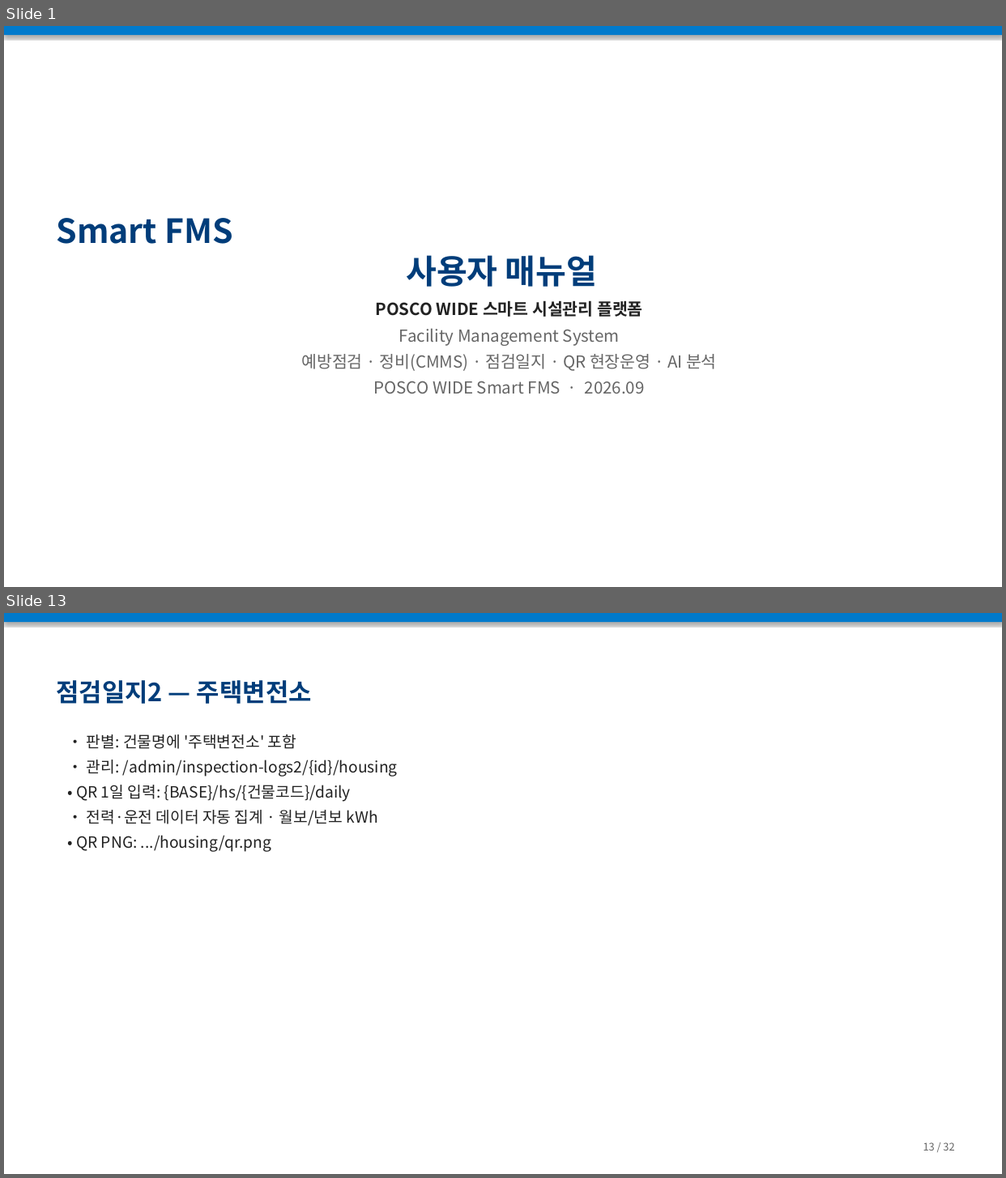
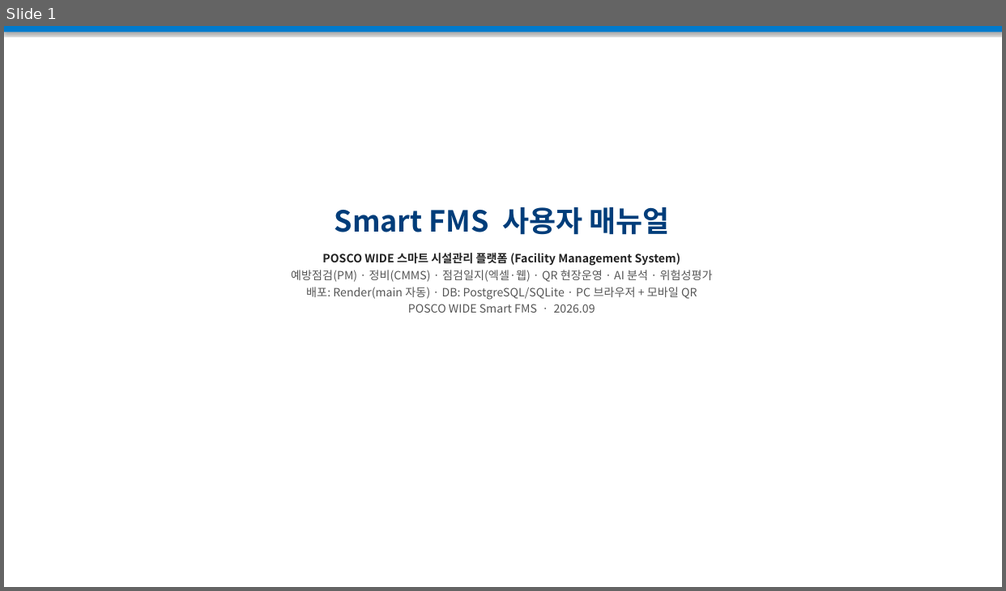
Before and after one commit to hongkiryong-ux/smart-fms, a slide deck: docs/Smart_FMS_사용매뉴얼.pptx. Shown one above the other, each under a label of ours: slides 1 and 13 before the commit, slide 1 after it; the slides between them are not shown. The pictures are 1006x1178 and 1006x591 pixels, drawn with LibreOffice and Linux fonts; fonts in the diff are those of the drawing. Boxes give left, top, right and bottom in pixels: in the first picture for what was removed or moved away, otherwise in the second. Text is boxed around its words. In the diff, an @@ line names an element or a change of style, - is before the commit and + after.

```diff
--- a/docs/Smart_FMS_사용매뉴얼.pptx
+++ b/docs/Smart_FMS_사용매뉴얼.pptx
@@ slide 13 removed at [4,613,1002,1174], background #FFFFFF @@
@@ rectangle removed at [4,613,1002,622] @@
@@ text removed at [56,680,312,704] @@
-점검일지2 — 주택변전소
@@ text removed at [76,735,398,852] @@
-• 판별: 건물명에 '주택변전소' 포함
-• 관리: /admin/inspection-logs2/{id}/housing
-• QR 1일 입력: {BASE}/hs/{건물코드}/daily
-• 전력·운전 데이터 자동 집계 · 월보/년보 kWh
-• QR PNG: .../housing/qr.png
@@ text removed at [923,1143,954,1151] @@
-13 / 32
@@ slide 1 changed as well @@
@@ rectangle: place and size @@
-rectangle at [4,26,1002,35]
+rectangle at [4,26,1002,32]
@@ text "Smart FMS 사용자 매뉴얼": place and size @@
-text "Smart FMS 사용자 매뉴얼" at [56,218,597,287]
+text "Smart FMS 사용자 매뉴얼" at [334,207,669,235]
@@ text "Smart FMS 사용자 매뉴얼" at [334,207,669,235]: size 32 to 28 pt @@
@@ text "POSCO WIDE 스마트 시설관리 플랫폼 ...": place and size @@
-text "POSCO WIDE 스마트 시설관리 플랫폼 ..." at [301,301,717,394]
+text "POSCO WIDE 스마트 시설관리 플랫폼 ..." at [291,251,713,313]
@@ text at [291,251,713,300]: text changed; size 16 to 11 pt; text colour #666666 to #555555 @@
-POSCO WIDE 스마트 시설관리 플랫폼
-Facility Management System
-예방점검 · 정비(CMMS) · 점검일지 · QR 현장운영 · AI 분석
+POSCO WIDE 스마트 시설관리 플랫폼 (Facility Management System)
+예방점검(PM) · 정비(CMMS) · 점검일지(엑셀·웹) · QR 현장운영 · AI 분석 · 위험성평가
+배포: Render(main 자동) · DB: PostgreSQL/SQLite · PC 브라우저 + 모바일 QR
@@ text at [408,304,595,313]: size 16 to 11 pt, text colour #666666 to #555555 in "POSCO WIDE Smart FMS · 2026.09"; less space between paragraphs @@
```
Also in this commit, not shown: 4 other slides changed, 5 slides added, 26 other slides removed, 1 other file.
